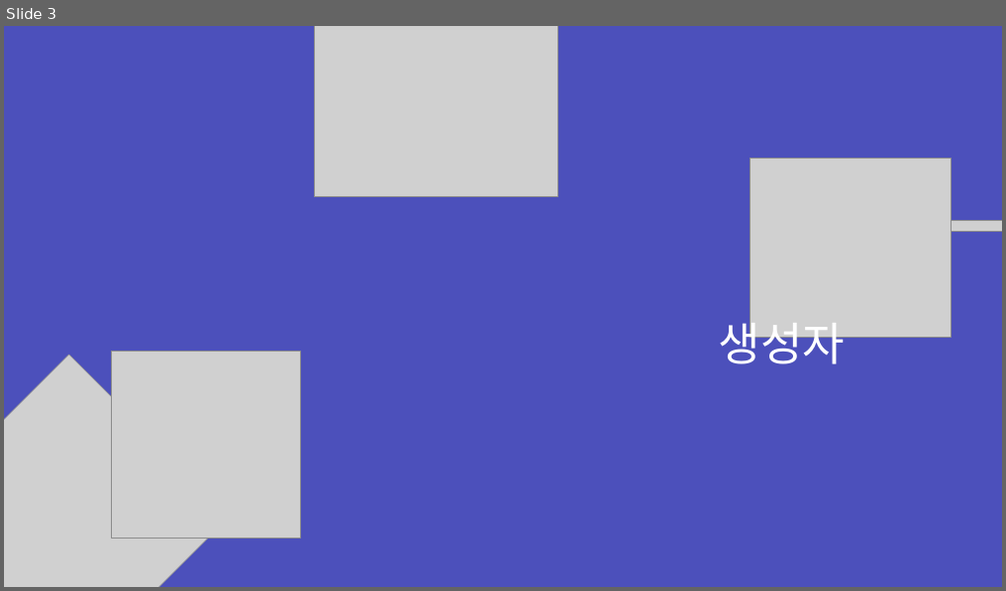
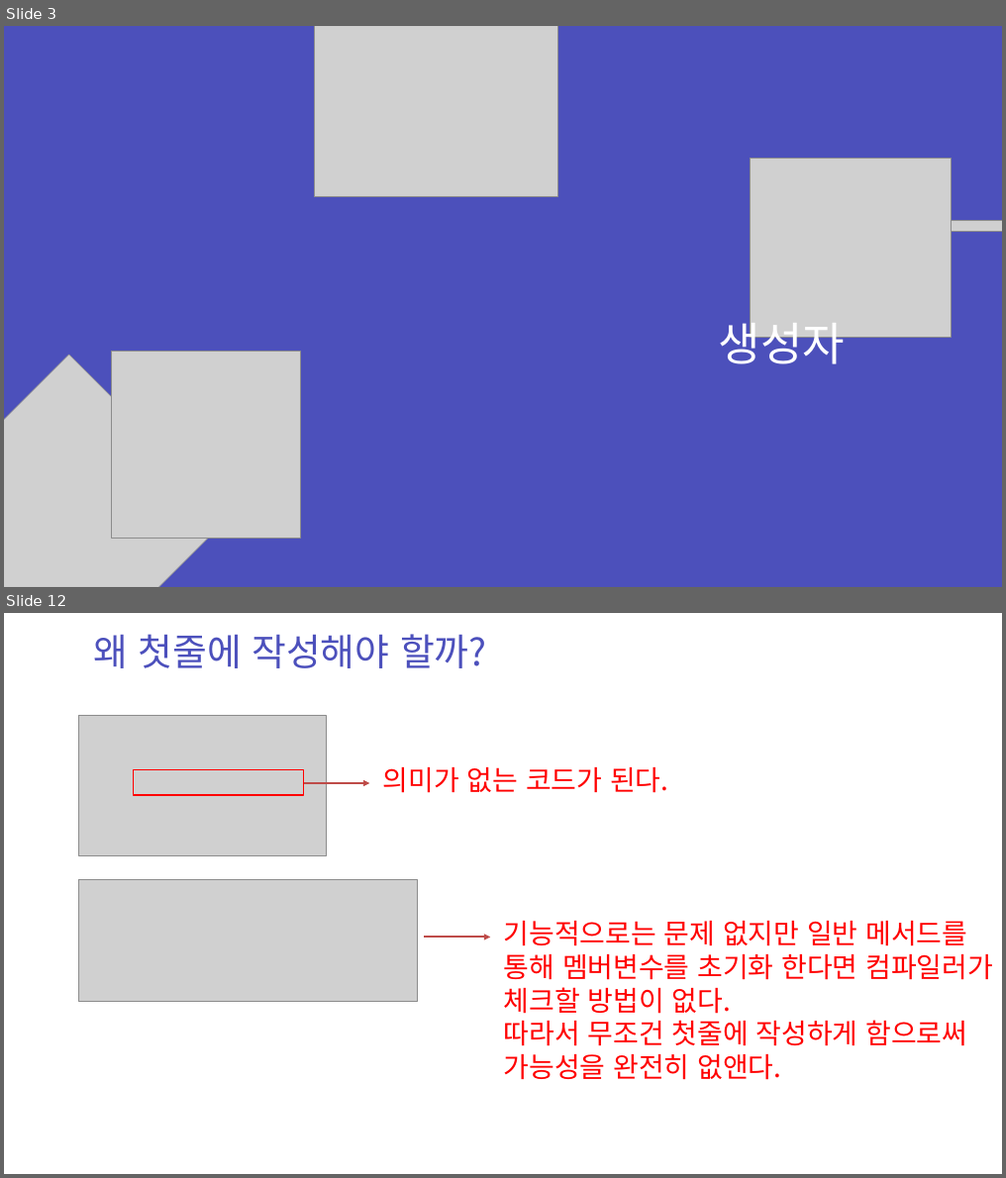
Before and after one commit to zest132/JavaLecture, a slide deck: JavaLecture/LectureFile/java 8강.pptx. Shown one above the other, each under a label of ours: slide 3 before the commit, slides 3 and 12 after it; the slides between them are not shown. The pictures are 1006x591 and 1006x1178 pixels, drawn with LibreOffice and Linux fonts; fonts in the diff are those of the drawing; grey boxes stand for pictures. Boxes give left, top, right and bottom in pixels: in the first picture for what was removed or moved away, otherwise in the second. Text is boxed around its words. In the diff, an @@ line names an element or a change of style, - is before the commit and + after.

```diff
--- a/JavaLecture/LectureFile/java 8강.pptx
+++ b/JavaLecture/LectureFile/java 8강.pptx
@@ slide 12 added at [4, 613, 1002, 1174], background #FFFFFF @@
@@ text added at [93, 634, 486, 668], 54 pt, text #4C50BC @@
+왜 첫줄에 작성해야 할까?
@@ picture added at [79, 715, 326, 856] @@
@@ rectangle added at [133, 770, 303, 795], outline #FF0000 2 pt @@
@@ arrow added from (303, 783) to (369, 783), #BF4C48 3 pt @@
@@ text added at [383, 767, 668, 793], 40 pt, text #FF0000 @@
+의미가 없는 코드가 된다.
@@ picture added at [79, 879, 417, 1002] @@
@@ arrow added from (424, 938) to (490, 938), #BF4C48 3 pt @@
@@ text added at [504, 921, 993, 1080], 40 pt, text #FF0000 @@
+기능적으로는 문제 없지만 일반 메서드를 통해 멤버변수를 초기화 한다면 컴파일러가 체크할 방법이 없다.
+따라서 무조건 첫줄에 작성하게 함으로써
+가능성을 완전히 없앤다.
```
Also in this commit, not shown: 3 slides changed, 22 other slides added, 20 slides removed, 4 other files.
